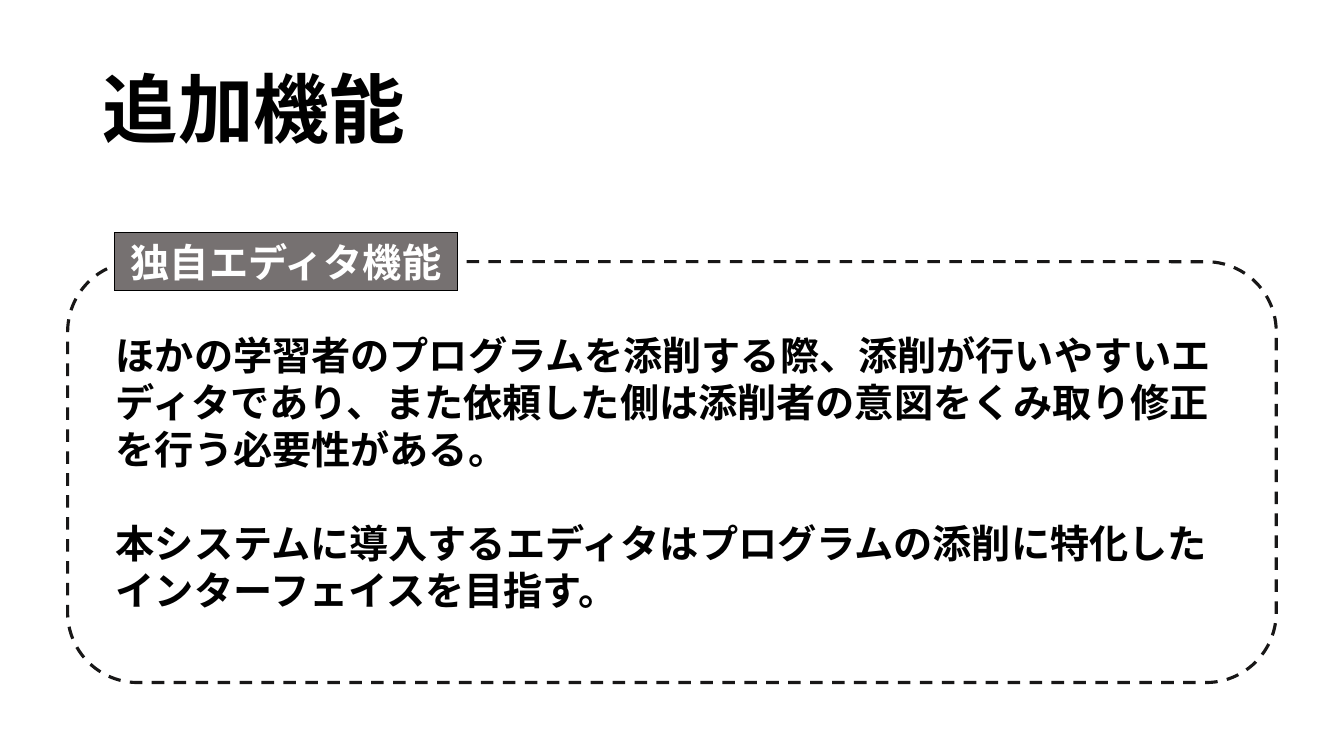
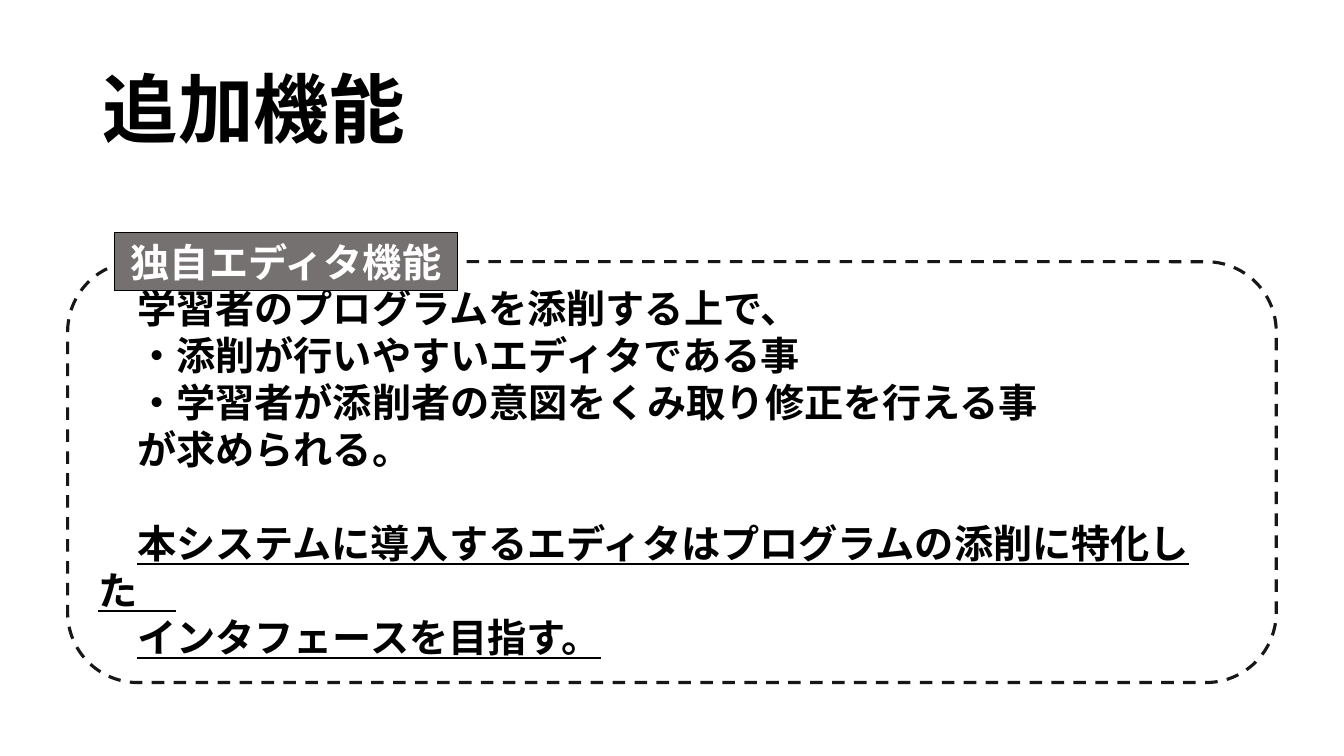
Before and after one commit to Silvestris00/SystemDesign2, a slide deck: slide 8 of Documents/05_PresenYoshidaLAB.pptx. Drawn at 1344x756 pixels with LibreOffice and Linux fonts; fonts in the diff are those of the drawing. Boxes give left, top, right and bottom in pixels: in the first picture for what was removed or moved away, otherwise in the second. Text is boxed around its words. In the diff, an @@ line names an element or a change of style, - is before the commit and + after.

```diff
--- a/Documents/05_PresenYoshidaLAB.pptx
+++ b/Documents/05_PresenYoshidaLAB.pptx
@@ text in rounded rectangle at (137, 283, 1038, 468): text changed @@
-ほかの学習者のプログラムを添削する際、添削が行いやすいエ
-ディタであり、また依頼した側は添削者の意図をくみ取り修正
-を行う必要性がある。
+学習者のプログラムを添削する上で、
+・添削が行いやすいエディタである事
+・学習者が添削者の意図をくみ取り修正を行える事
+が求められる。
@@ text in rounded rectangle at (98, 524, 1189, 612): underline on in "本システムに導入するエディタはプログラムの添削に特化した" @@
@@ text in rounded rectangle at (137, 618, 601, 659): text changed @@
-インターフェイスを目指す。
+インタフェースを目指す。
```
Also in this commit, not shown: 5 other slides changed, 1 slide added, 1 slide removed, 1 other file.
